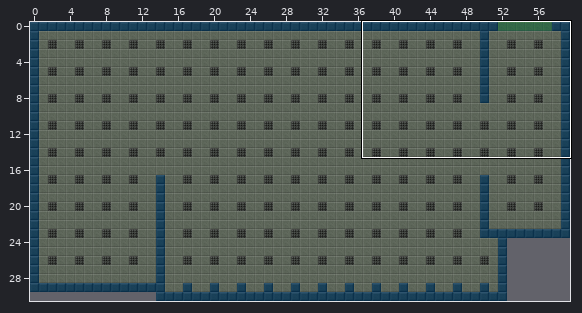
Two versions of a level (Tiled map (JSON), public/maps/campaign_01_room_001.json). The first picture is a wide view before the edit; the outline marks the close-up.
Close-up. Earlier state:
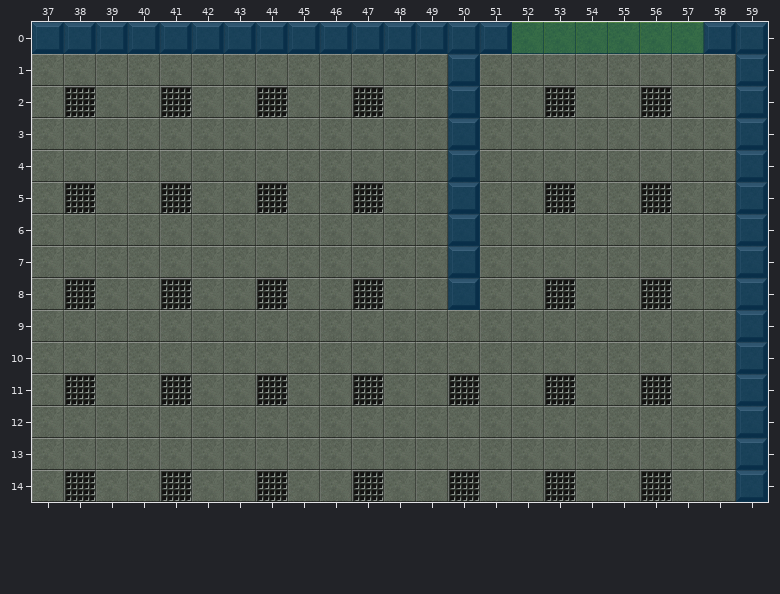
Cells are 32x32 px. Shown: x 37..59, y 0..14.
After the commit:
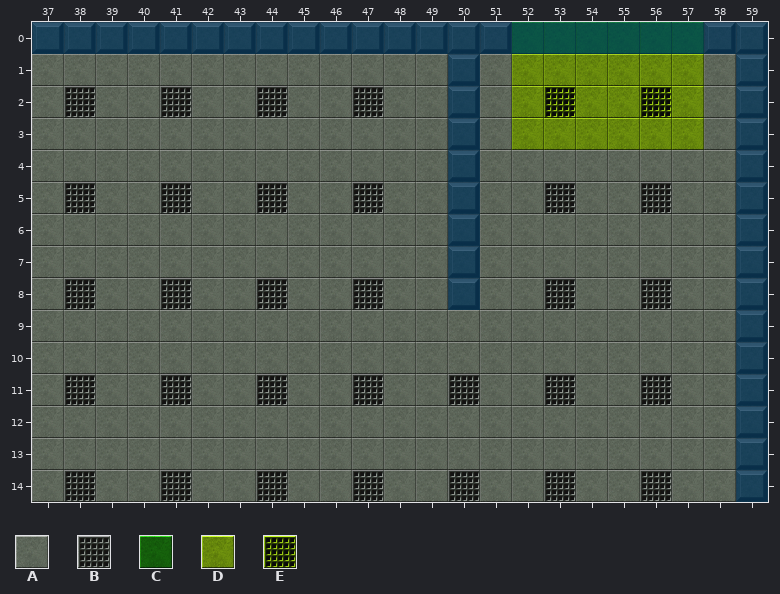
Key: from "floor": A 0, B 6, C 56, D 70, E 76.
_ is an empty cell.
Diff:
Layer "terrain":
The edit turns tile D into tile C in row 0 at x 52 to 57.
The edit turns tile A into tile D in row 1 at x 52 to 57; in row 2 at x 52, 54 to 55 and 57; in row 3 at x 52 to 57.
The edit turns tile B into tile E in row 2 at x 53 and 56.
Changed places in both close-ups, as pixel boxes (x1, y1, x2, y2):
changed: (512, 22, 704, 150)
